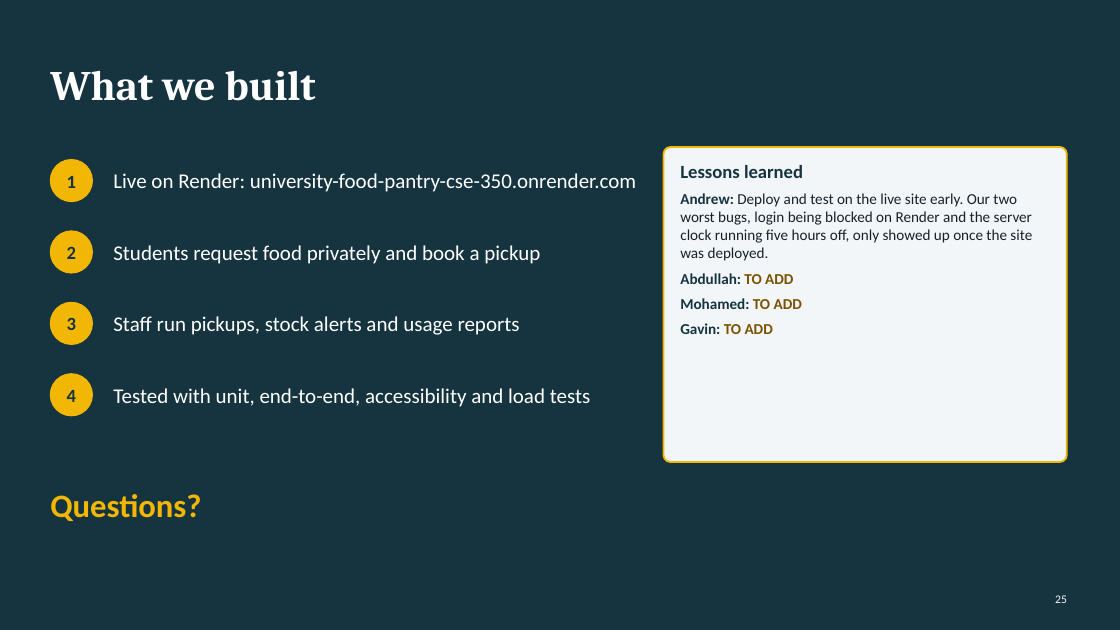
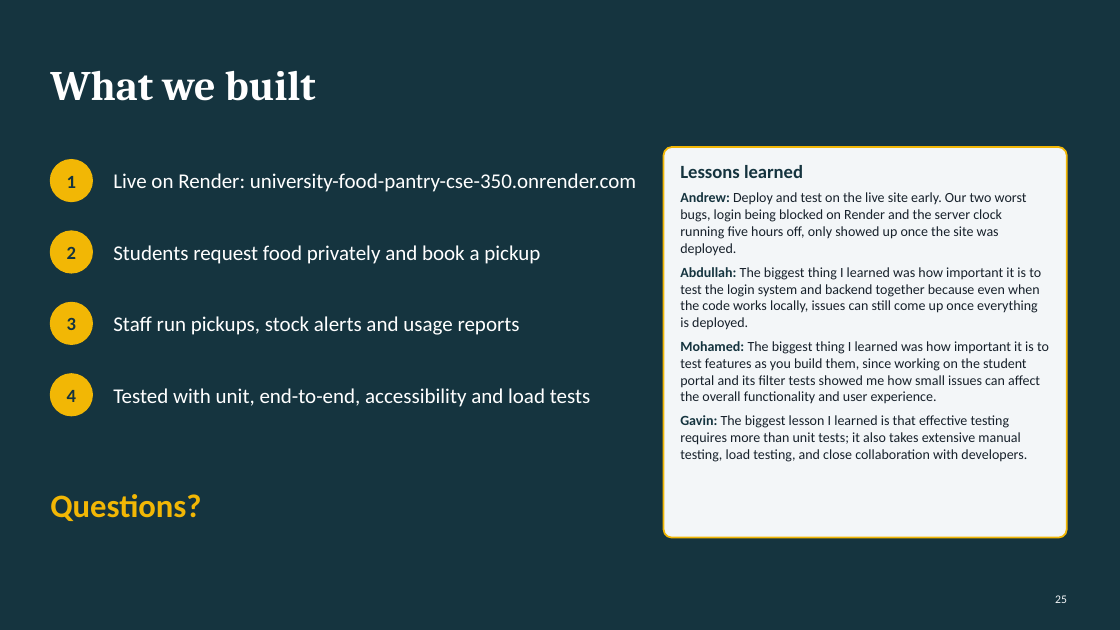
Before and after one commit to a0merr/University-Food-Pantry-CSE-350-, a slide deck: slide 25 of docs/presentation/CSE350_Demo_Deck_DRAFT.pptx. Drawn at 1120x630 pixels with LibreOffice and Linux fonts; fonts in the diff are those of the drawing. Boxes give left, top, right and bottom in pixels: in the first picture for what was removed or moved away, otherwise in the second. Text is boxed around its words. In the diff, an @@ line names an element or a change of style, - is before the commit and + after.

```diff
--- a/docs/presentation/CSE350_Demo_Deck_DRAFT.pptx
+++ b/docs/presentation/CSE350_Demo_Deck_DRAFT.pptx
@@ rounded rectangle: place and size @@
-rounded rectangle at (664,147,1067,462)
+rounded rectangle at (664,147,1067,538)
@@ text "Lessons learned" at (680,165,1049,462): size 13 to 12 pt in "Andrew: Deploy and test on the live ..." @@
@@ text at (680,267,1049,462): text changed; size 13 to 12 pt; text colour #15343F to #17212B; bold off @@
-Abdullah: TO ADD
-Mohamed: TO ADD
-Gavin: TO ADD
+Abdullah: The biggest thing I learned was how important it is to test the login system and backend together because even when the code works locally, issues can still come up once everything is deployed.
+Mohamed: The biggest thing I learned was how important it is to test features as you build them, since working on the student portal and its filter tests showed me how small issues can affect the overall functionality and user experience.
+Gavin: The biggest lesson I learned is that effective testing requires more than unit tests; it also takes extensive manual testing, load testing, and close collaboration with developers.
```
Also in this commit, not shown: 2 other files.
